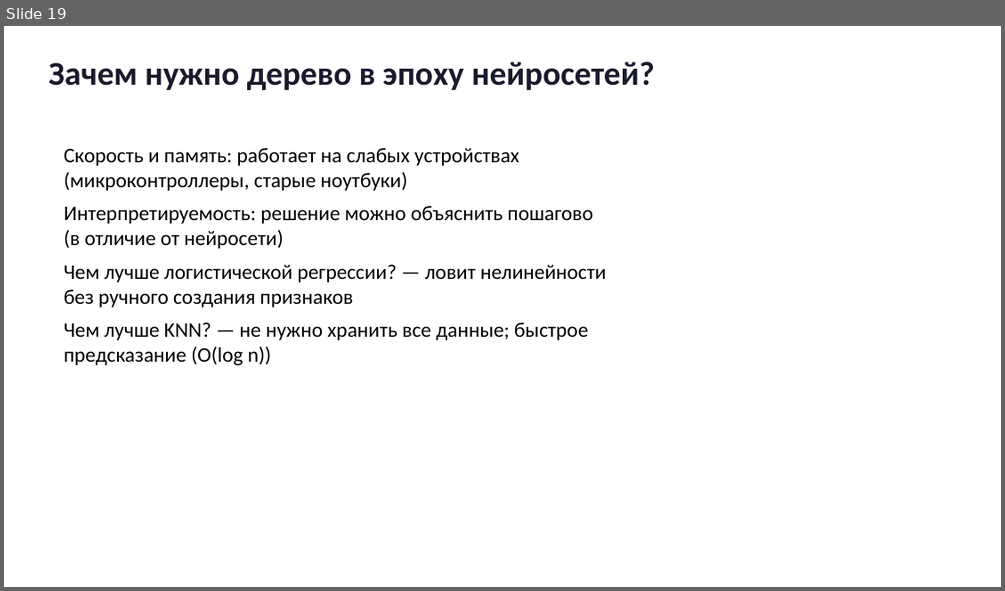
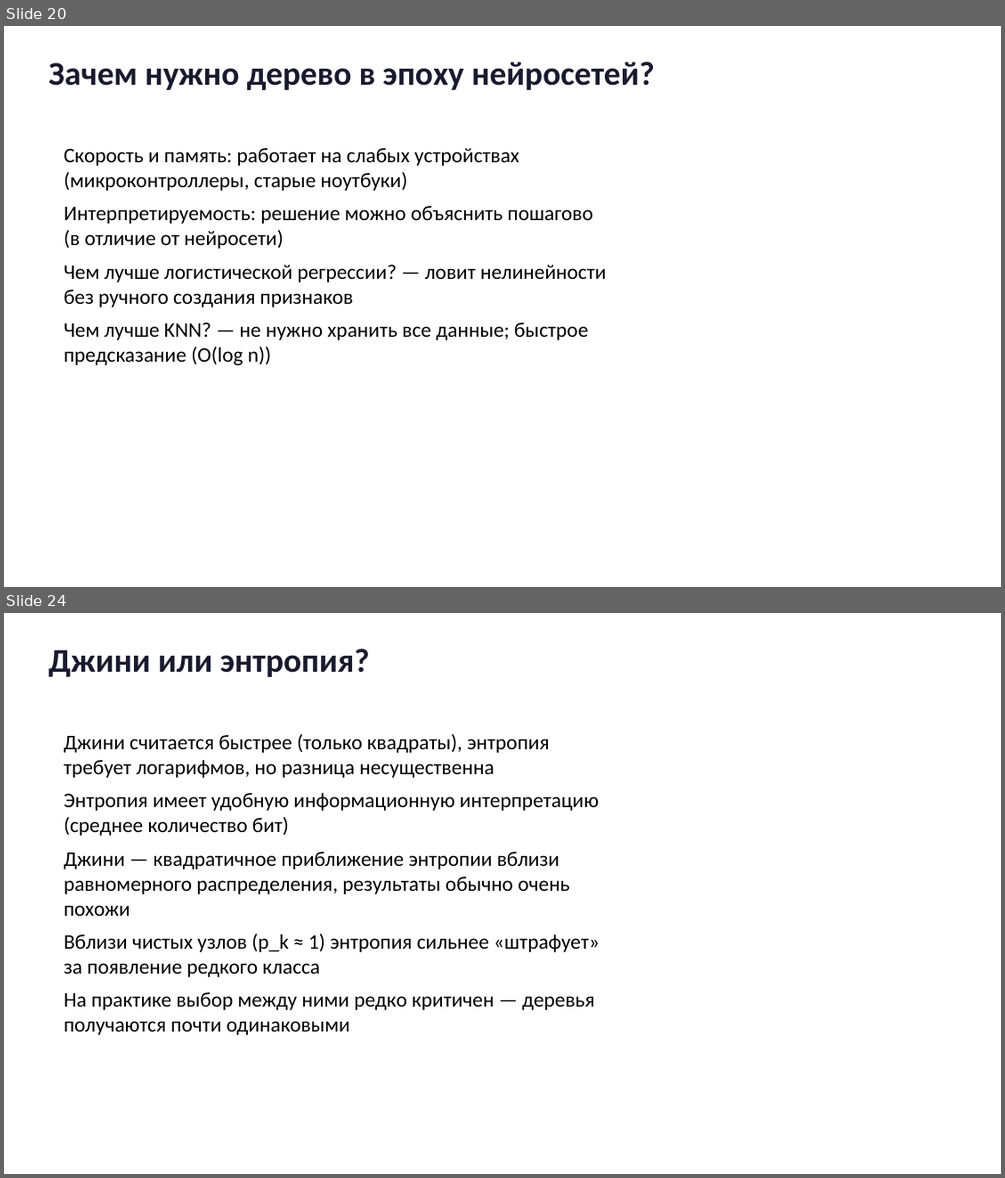
Before and after one commit to gurovic/ml-lessons, a slide deck: lessons/derevo_resheniy/presentation.pptx. Shown one above the other, each under a label of ours: slide 19 before the commit, slides 20 and 24 after it; the slides between them are not shown. The pictures are 1005x591 and 1005x1178 pixels, drawn with LibreOffice and Linux fonts; fonts in the diff are those of the drawing. Boxes give left, top, right and bottom in pixels: in the first picture for what was removed or moved away, otherwise in the second. Text is boxed around its words. In the diff, an @@ line names an element or a change of style, - is before the commit and + after.

```diff
--- a/lessons/derevo_resheniy/presentation.pptx
+++ b/lessons/derevo_resheniy/presentation.pptx
@@ slide 24 added at [4, 613, 1001, 1174], background #FFFFFF @@
@@ text added at [48, 649, 370, 677], 32 pt, text #1A1A2E, bold @@
+Джини или энтропия?
@@ text added at [64, 734, 599, 1035], 20 pt, text #000000 @@
+Джини считается быстрее (только квадраты), энтропия требует логарифмов, но разница несущественна
+Энтропия имеет удобную информационную интерпретацию (среднее количество бит)
+Джини — квадратичное приближение энтропии вблизи равномерного распределения, результаты обычно очень похожи
+Вблизи чистых узлов (p_k ≈ 1) энтропия сильнее «штрафует» за появление редкого класса
+На практике выбор между ними редко критичен — деревья получаются почти одинаковыми
@@ what was slide 19 is now slide 20 @@
```
Also in this commit, not shown: 4 other slides added, 20 other files.
